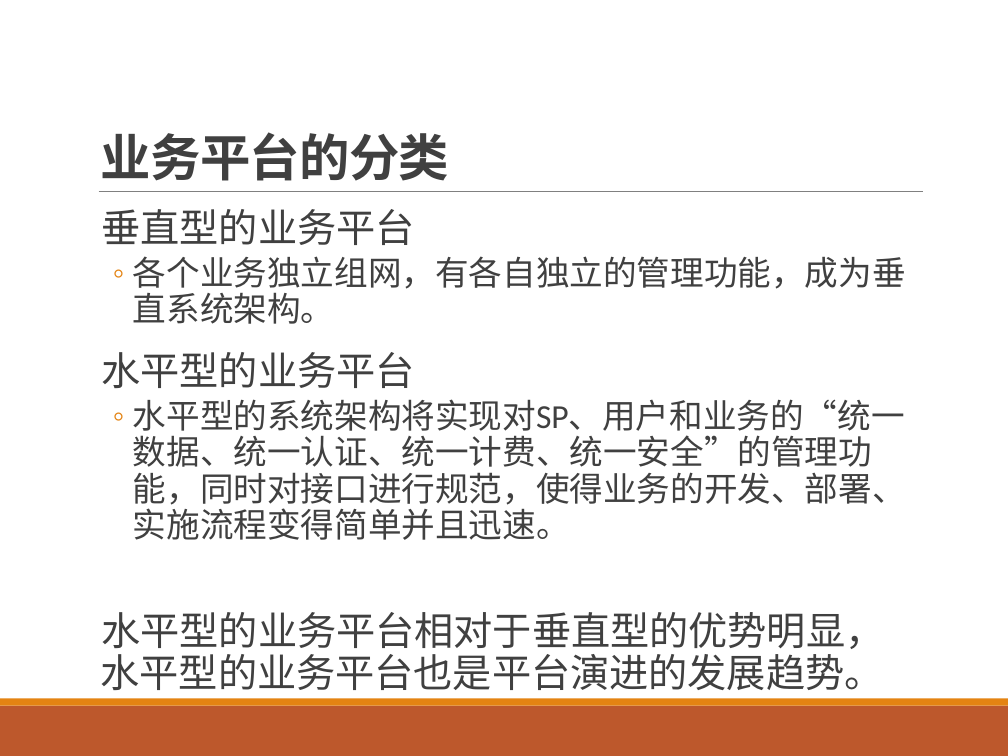
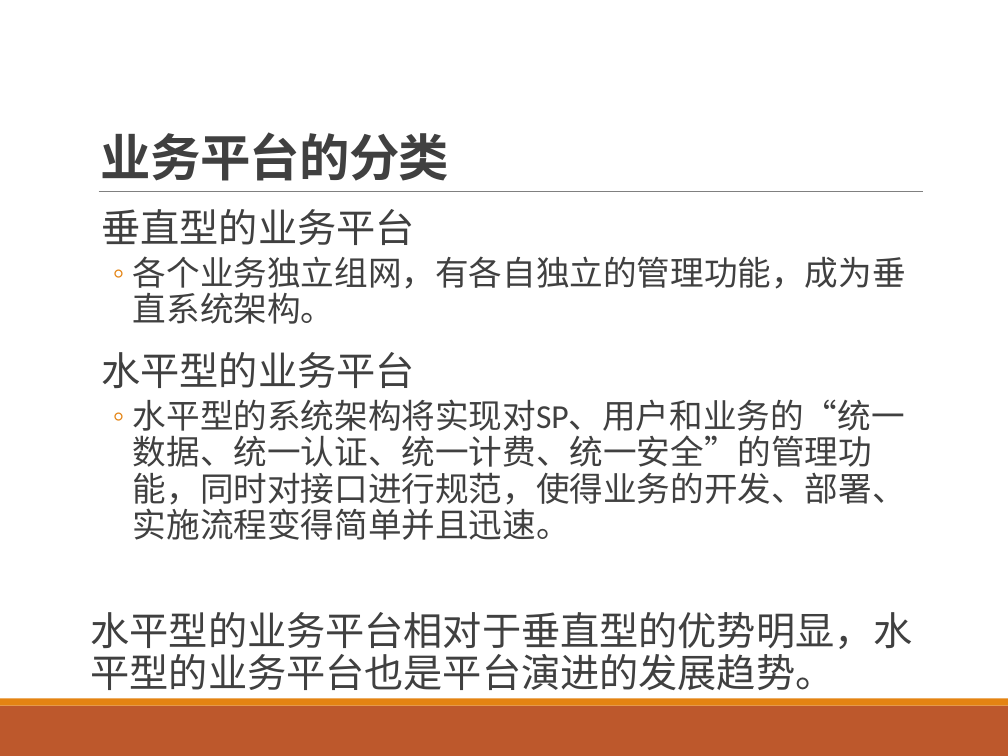
Before and after one commit to qianjin-sdu/PPT, a slide deck: slide 7 of 16.移动互联网的支撑技术及运营管理系统.pptx. Drawn at 1008x756 pixels with LibreOffice and Linux fonts; fonts in the diff are those of the drawing. Boxes give left, top, right and bottom in pixels: in the first picture for what was removed or moved away, otherwise in the second. Text is boxed around its words. In the diff, an @@ line names an element or a change of style, - is before the commit and + after.

```diff
--- a/16.移动互联网的支撑技术及运营管理系统.pptx
+++ b/16.移动互联网的支撑技术及运营管理系统.pptx
@@ text at <box>91,612,913,690</box>: bullet   to none @@
```
Also in this commit, not shown: 5 other slides changed, 4 slides added, 1 slide removed.
